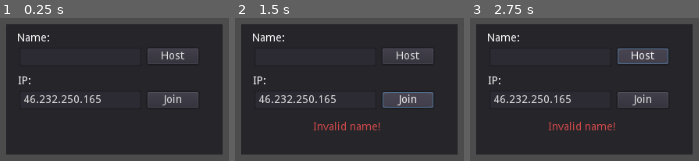
Above: before the commit, frames 1-3 (left to right).
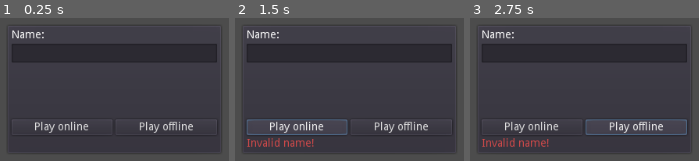
Above: after the commit, the same moments.

Repository: matzebond/FetchTogether
Game: Godot game, scene res://scenes/screens/lobby.tscn
The game is run twice, just before and just after one commit, with the same random seed, the same clock (stepped at 60 frames per second) and the same inputs.
Inputs:
- Up to frame 1 (0.25 s): no input
- Up to frame 2 (1.5 s): click "Host" (after the commit: "Play offline") at 0.5 s; click "Join" (after the commit: "Play online") at 1.25 s
- Up to frame 3 (2.75 s): click "Host" (after the commit: "Play offline") at 2 s

The runs differ from the first frame. In frame 1, 42% of the frame differs, in the area x 2-97%, y 4-96%; in frame 2, 45%; in frame 3, 46%.

Commit message:
Adjusted lobby

Diff:
--- a/scenes/screens/lobby.gd
+++ b/scenes/screens/lobby.gd
@@ -1,4 +1,19 @@
 extends Control
+
+const ip = "46.232.250.165"
+
+
+onready var panelConnect = $Connect
+onready var panelPlayers = $Players
+
+onready var inputName = $Connect/VBoxContainer/Name
+onready var lblError = $Connect/VBoxContainer/ErrorLabel
+
+onready var btnPlayOnline = $Connect/VBoxContainer/HBoxContainer/BtnPlayOnline
+onready var btnPlayOffline = $Connect/VBoxContainer/HBoxContainer/BtnPlayOffline
+onready var btnStart = $Players/Start
+
+onready var listPlayers = $Players/List
 
 func _ready():
     # Called every time the node is added to the scene.
@@ -9,84 +24,74 @@
     State.connect("game_error", self, "_on_game_error")
     # Set the player name according to the system username. Fallback to the path.
     if OS.has_environment("USERNAME"):
-        $Connect/Name.text = OS.get_environment("USERNAME")
+        inputName.text = OS.get_environment("USERNAME")
     else:
         var desktop_path = OS.get_system_dir(0).replace("\\", "/").split("/")
-        $Connect/Name.text = desktop_path[desktop_path.size() - 2]
+        inputName.text = desktop_path[desktop_path.size() - 2]
 
 
 func _on_host_pressed():
-    if $Connect/Name.text == "":
-        $Connect/ErrorLabel.text = "Invalid name!"
+    if inputName.text == "":
+        lblError.text = "Invalid name!"
         return
 
-    $Connect.hide()
-    $Players.show()
-    $Connect/ErrorLabel.text = ""
+    panelConnect.hide()
+    panelPlayers.show()
+    lblError.text = ""
 
-    var player_name = $Connect/Name.text
+    var player_name = inputName.text
     State.host_game(player_name)
     refresh_lobby()
 
 
 func _on_join_pressed():
-    if $Connect/Name.text == "":
-        $Connect/ErrorLabel.text = "Invalid name!"
+    if inputName.text == "":
+        lblError.text = "Invalid name!"
         return
 
-    var ip = $Connect/IPAddress.text
-    if not ip.is_valid_ip_address():
-        $Connect/ErrorLabel.text = "Invalid IP address!"
-        return
+    lblError.text = ""
+    btnPlayOffline.disabled = true
+    btnPlayOnline.disabled = true
 
-    $Connect/ErrorLabel.text = ""
-    $Connect/Host.disabled = true
-    $Connect/Join.disabled = true
-
-    var player_name = $Connect/Name.text
+    var player_name = inputName.text
     State.join_game(ip, player_name)
 
 
 func _on_connection_success():
-    $Connect.hide()
-    $Players.show()
+    panelConnect.hide()
+    panelPlayers.show()
 
 
 func _on_connection_failed():
-    $Connect/Host.disabled = false
-    $Connect/Join.disabled = false
-    $Connect/ErrorLabel.set_text("Connection failed.")
+    btnPlayOffline.disabled = false
+    btnPlayOnline.disabled = false
+    lblError.set_text("Connection failed.")
 
 
 func _on_game_ended():
     show()
-    $Connect.show()
-    $Players.hide()
-    $Connect/Host.disabled = false
-    $Connect/Join.disabled = false
+    panelConnect.show()
+    panelPlayers.hide()
+    btnPlayOffline.disabled = false
+    btnPlayOnline.disabled = false
 
 
 func _on_game_error(errtxt):
     $ErrorDialog.dialog_text = errtxt
     $ErrorDialog.popup_centered_minsize()
-    $Connect/Host.disabled = false
-    $Connect/Join.disabled = false
+    btnPlayOffline.disabled = false
+    btnPlayOnline.disabled = false
 
 
 func refresh_lobby():
     var players = State.get_player_list()
     players.sort()
-    $Players/List.clear()
-    $Players/List.add_item(State.get_player_name() + " (You)")
+    listPlayers.clear()
+    listPlayers.add_item(State.get_player_name() + " (You)")
     for p in players:
-        $Players/List.add_item(p)
+        listPlayers.add_item(p)
 
-    $Players/Start.disabled = not get_tree().is_network_server()
-
+    btnStart.disabled = not get_tree().is_network_server()
 
 func _on_start_pressed():
     State.begin_game()
-
-
-func _on_find_public_ip_pressed():
-    OS.shell_open("https://icanhazip.com/")
--- a/scenes/screens/lobby.tscn
+++ b/scenes/screens/lobby.tscn
@@ -51,25 +51,7 @@
 size_flags_horizontal = 2
 size_flags_vertical = 2
 
-[node name="PortForward" type="Label" parent="Players"]
-margin_left = -124.0
-margin_top = 375.0
-margin_right = 128.0
-margin_bottom = 429.0
-custom_constants/line_spacing = 6
-text = "If you want non-LAN clients to connect,
-make sure the port 10567 in UDP
-is forwarded on your router."
-align = 1
-
-[node name="FindPublicIP" type="LinkButton" parent="Players"]
-margin_left = 168.0
-margin_top = 393.5
-margin_right = 341.0
-margin_bottom = 407.5
-text = "Find your public IP address"
-
-[node name="Connect" type="Panel" parent="."]
+[node name="Connect" type="PanelContainer" parent="."]
 anchor_left = 0.5
 anchor_top = 0.5
 anchor_right = 0.5
@@ -81,68 +63,59 @@
 size_flags_horizontal = 2
 size_flags_vertical = 2
 
-[node name="NameLabel" type="Label" parent="Connect"]
-margin_left = 14.0
-margin_top = 11.0
-margin_right = 56.0
-margin_bottom = 25.0
-size_flags_horizontal = 2
+[node name="VBoxContainer" type="VBoxContainer" parent="Connect"]
+margin_left = 7.0
+margin_top = 7.0
+margin_right = 270.0
+margin_bottom = 160.0
+__meta__ = {
+"_edit_use_anchors_": false
+}
+
+[node name="NameLabel" type="Label" parent="Connect/VBoxContainer"]
+margin_right = 263.0
+margin_bottom = 14.0
+size_flags_horizontal = 3
 size_flags_vertical = 0
 text = "Name:"
 __meta__ = {
 "_edit_use_anchors_": false
 }
 
-[node name="Name" type="LineEdit" parent="Connect"]
-margin_left = 17.0
-margin_top = 30.0
-margin_right = 173.0
-margin_bottom = 54.0
-size_flags_horizontal = 2
+[node name="Name" type="LineEdit" parent="Connect/VBoxContainer"]
+margin_top = 18.0
+margin_right = 263.0
+margin_bottom = 42.0
+size_flags_horizontal = 3
 size_flags_vertical = 2
 text = "The Warrior"
+__meta__ = {
+"_edit_use_anchors_": false
+}
 
-[node name="IPLabel" type="Label" parent="Connect"]
-margin_left = 15.0
-margin_top = 66.0
-margin_right = 57.0
-margin_bottom = 80.0
-size_flags_horizontal = 2
-size_flags_vertical = 0
-text = "IP:"
+[node name="HBoxContainer" type="HBoxContainer" parent="Connect/VBoxContainer"]
+margin_top = 115.0
+margin_right = 263.0
+margin_bottom = 135.0
 
-[node name="IPAddress" type="LineEdit" parent="Connect"]
-margin_left = 17.0
-margin_top = 85.0
-margin_right = 173.0
-margin_bottom = 109.0
-size_flags_horizontal = 2
+[node name="BtnPlayOnline" type="Button" parent="Connect/VBoxContainer/HBoxContainer"]
+margin_right = 129.0
+margin_bottom = 20.0
+size_flags_horizontal = 3
 size_flags_vertical = 2
-text = "46.232.250.165"
+text = "Play online"
 
-[node name="Host" type="Button" parent="Connect"]
-margin_left = 181.0
-margin_top = 31.0
-margin_right = 246.0
-margin_bottom = 51.0
-size_flags_horizontal = 2
+[node name="BtnPlayOffline" type="Button" parent="Connect/VBoxContainer/HBoxContainer"]
+margin_left = 133.0
+margin_right = 263.0
+margin_bottom = 20.0
+size_flags_horizontal = 3
 size_flags_vertical = 2
-text = "Host"
+text = "Play offline"
 
-[node name="Join" type="Button" parent="Connect"]
-margin_left = 181.0
-margin_top = 87.0
-margin_right = 246.0
-margin_bottom = 107.0
-size_flags_horizontal = 2
-size_flags_vertical = 2
-text = "Join"
-
-[node name="ErrorLabel" type="Label" parent="Connect"]
-margin_left = 15.0
-margin_top = 125.0
-margin_right = 257.0
-margin_bottom = 139.0
+[node name="ErrorLabel" type="Label" parent="Connect/VBoxContainer"]
+margin_top = 139.0
+margin_bottom = 153.0
 size_flags_horizontal = 2
 size_flags_vertical = 0
 custom_colors/font_color = Color( 0.820312, 0.291595, 0.291595, 1 )
@@ -154,6 +127,5 @@
 size_flags_horizontal = 2
 size_flags_vertical = 2
 [connection signal="pressed" from="Players/Start" to="." method="_on_start_pressed"]
-[connection signal="pressed" from="Players/FindPublicIP" to="." method="_on_find_public_ip_pressed"]
-[connection signal="pressed" from="Connect/Host" to="." method="_on_host_pressed"]
-[connection signal="pressed" from="Connect/Join" to="." method="_on_join_pressed"]
+[connection signal="pressed" from="Connect/VBoxContainer/HBoxContainer/BtnPlayOnline" to="." method="_on_join_pressed"]
+[connection signal="pressed" from="Connect/VBoxContainer/HBoxContainer/BtnPlayOffline" to="." method="_on_host_pressed"]
